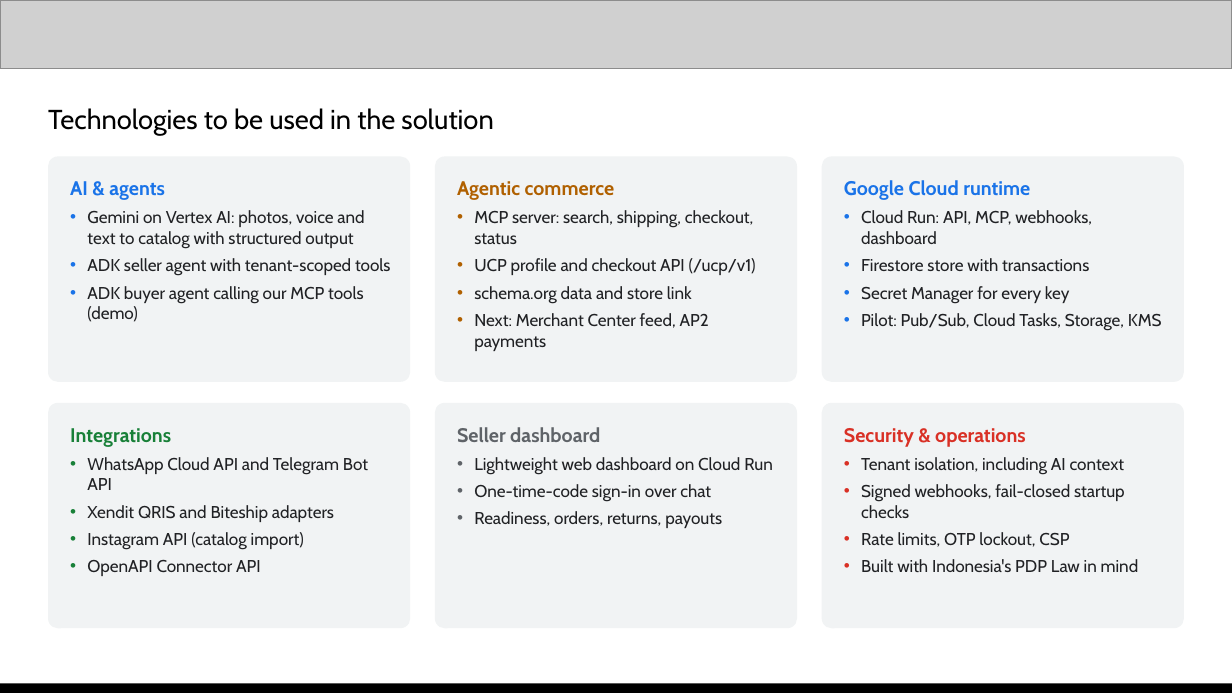
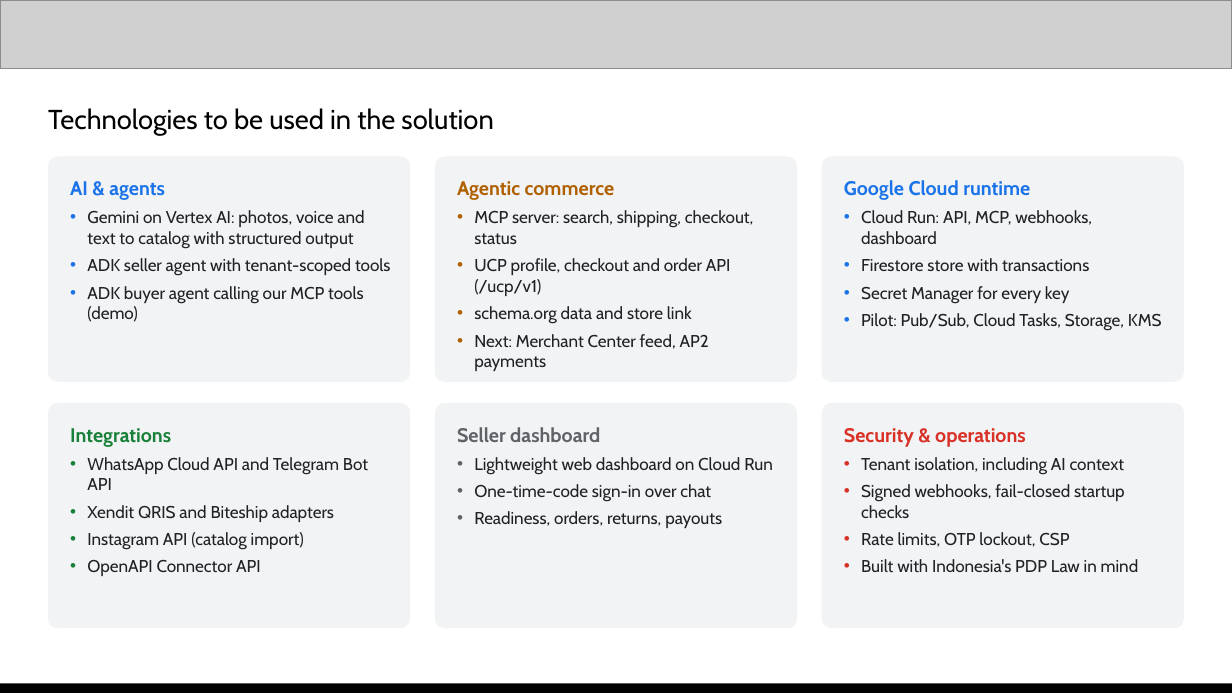
Before and after one commit to galihsatriawan/etalase, a slide deck: slide 8 of submission/Etalase_AI_Builder_Cup_Submission.pptx. Drawn at 1232x693 pixels with LibreOffice and Linux fonts; fonts in the diff are those of the drawing; grey boxes stand for pictures. Boxes give left, top, right and bottom in pixels: in the first picture for what was removed or moved away, otherwise in the second. Text is boxed around its words. In the diff, an @@ line names an element or a change of style, - is before the commit and + after.

```diff
--- a/submission/Etalase_AI_Builder_Cup_Submission.pptx
+++ b/submission/Etalase_AI_Builder_Cup_Submission.pptx
@@ text at (474, 258, 731, 296): text changed @@
-• UCP profile and checkout API (/ucp/v1)
+• UCP profile, checkout and order API (/ucp/v1)
```
Also in this commit, not shown: 1 other slide changed, 39 other files.
